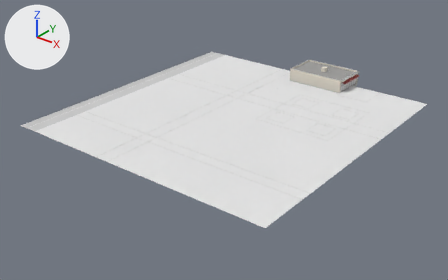
The glTF model dushanbe_city/assets/city/chunks/chunk_1_2.glb, before and after one commit.
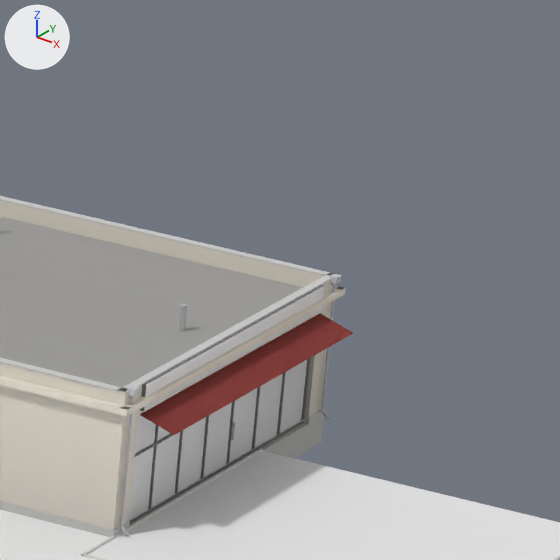
There are two pictures of each version: one whole from a 50 mm camera at (-28.6, -105.3, 87.0) aimed at (-149.5, 45.8, -6.6), one close up on the part from 74% to 84% of the width and 17% to 34% of the height. The lights are fixed; the arrows at upper left show +X, +Y and +Z. The first two pictures are the older version. Objects named as collision shapes, trigger or cutter boxes, shadow casters or lower levels of detail are left out. Vertices at exactly the same position are counted once.

Objects in the first close-up: 'base', 'detail'.
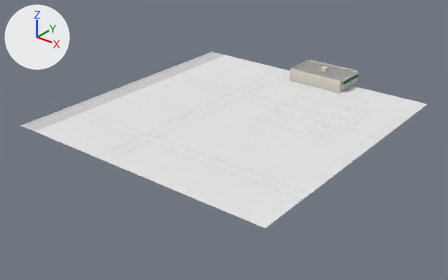
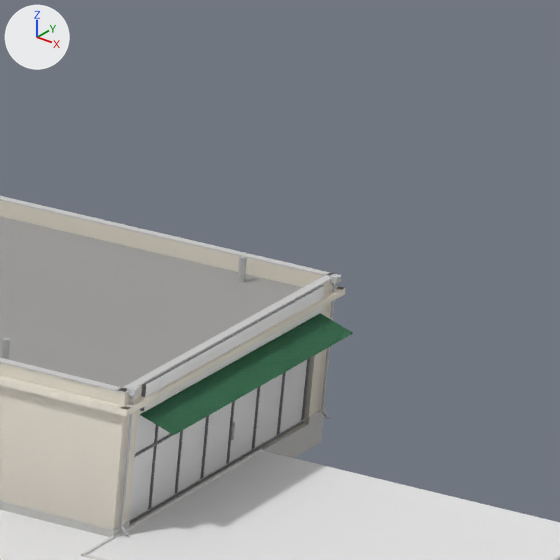
The change in detail:
me_base has 966 vertices, 1174 faces and spans x -50.0..50.0, y -50.0..54.5, z 0.7..7.6.
me_base is used by ob_base; location (-150.0, 50.0, 0.0).
me_base part 1: 4 faces centred in x 20.5..20.9, y 45.2..49.2, z 5.4..5.5 are repainted in the vertex colours; the middle colour goes from red #cb5a53 to green #539e73.

Changed parts and their boxes (x1, y1, x2, y2) in the close-ups (560 x 560 px):
part 1 of me_base, recoloured (red to green)
    both: (140, 313, 353, 435)
